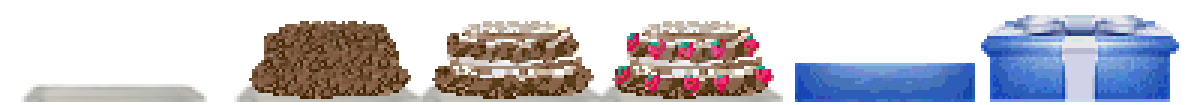
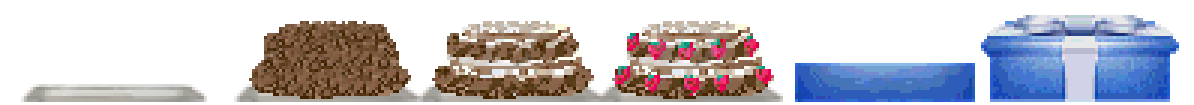
Layers edited between the first and the second (1194, 105) image:
painted on "torta.png" over [left=21, top=78, right=783, bottom=102]
